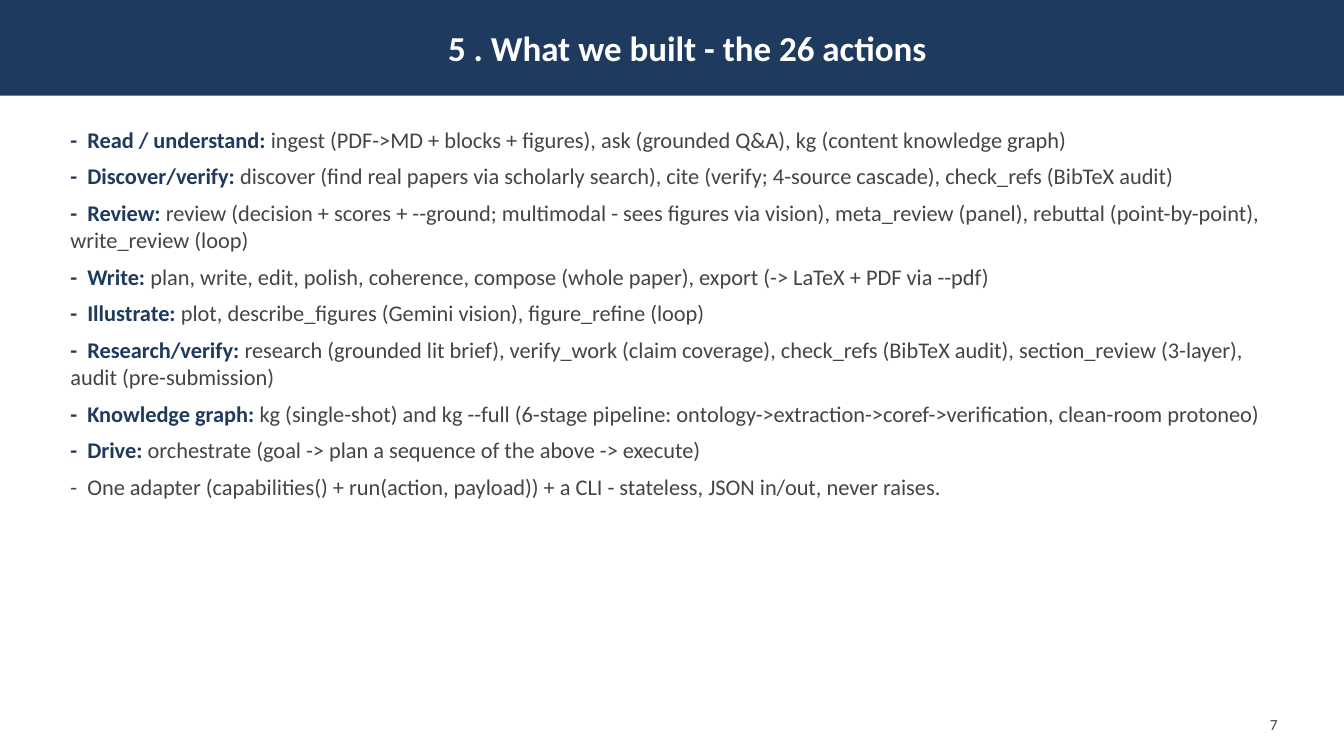
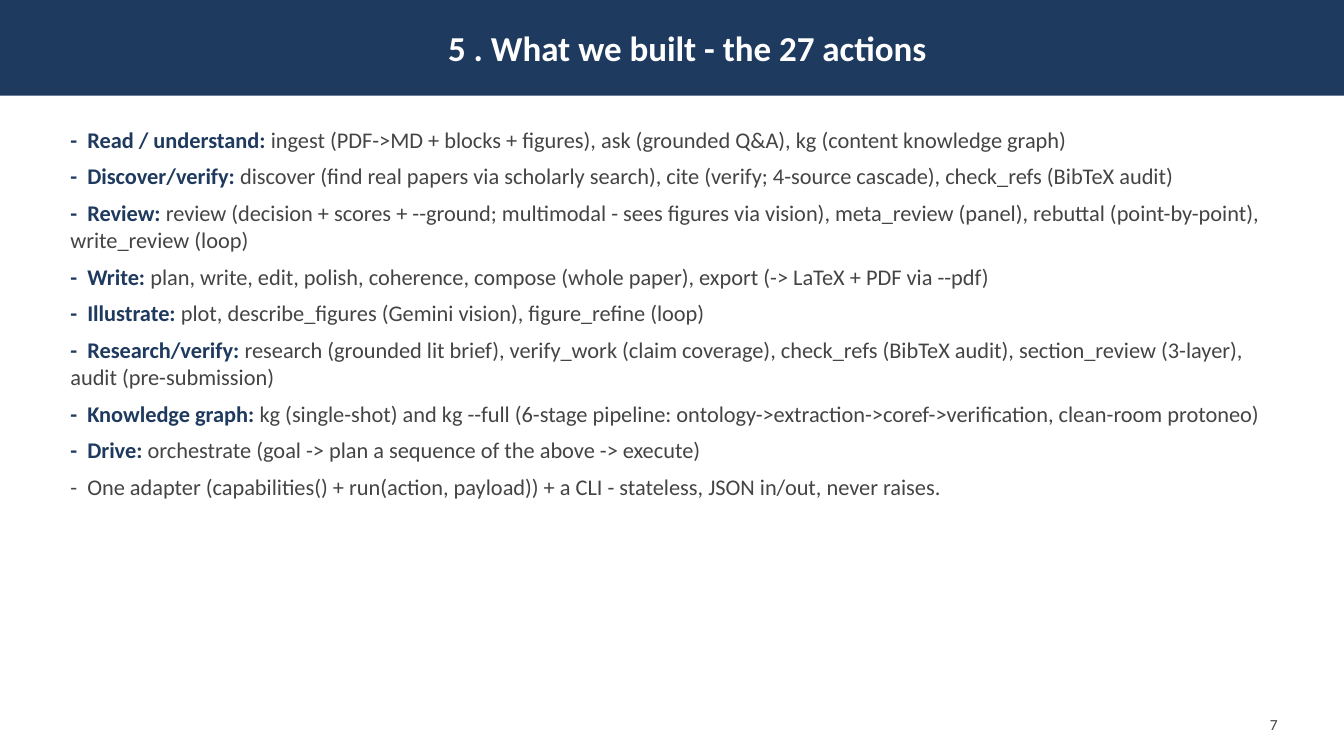
Before and after one commit to iowarp/clio-author, a slide deck: slide 8 of docs/AUTHOR.pptx. Drawn at 1344x756 pixels with LibreOffice and Linux fonts; fonts in the diff are those of the drawing. Boxes give left, top, right and bottom in pixels: in the first picture for what was removed or moved away, otherwise in the second. Text is boxed around its words. In the diff, an @@ line names an element or a change of style, - is before the commit and + after.

```diff
--- a/docs/AUTHOR.pptx
+++ b/docs/AUTHOR.pptx
@@ text in rectangle at <box>448,36,926,62</box>: text changed @@
-5 . What we built - the 26 actions
+5 . What we built - the 27 actions
```
Also in this commit, not shown: 3 other slides changed, 17 other files.
